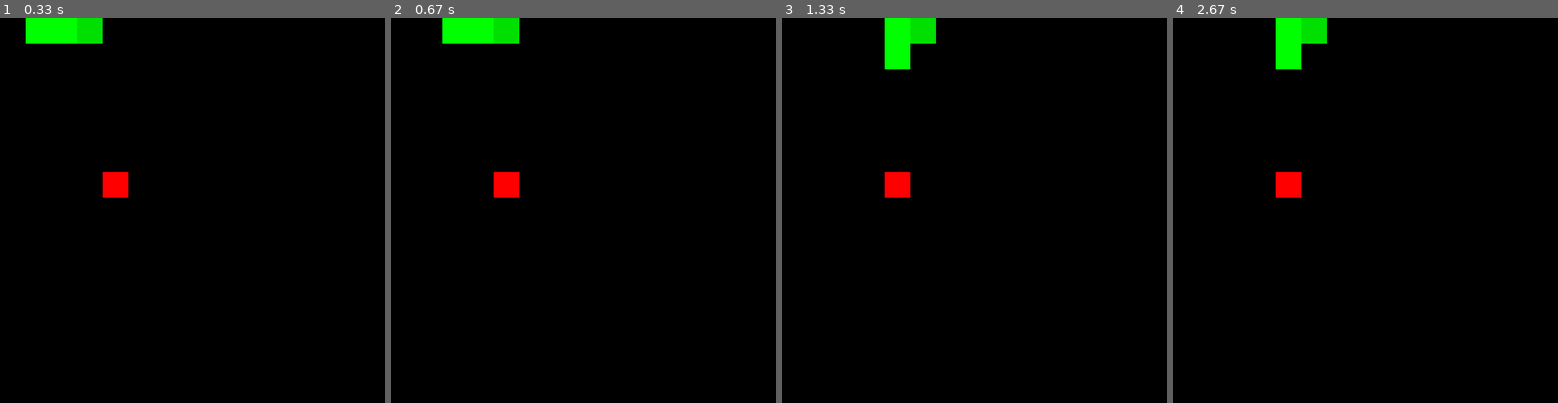
Above: before the commit, frames 1-4 (left to right).
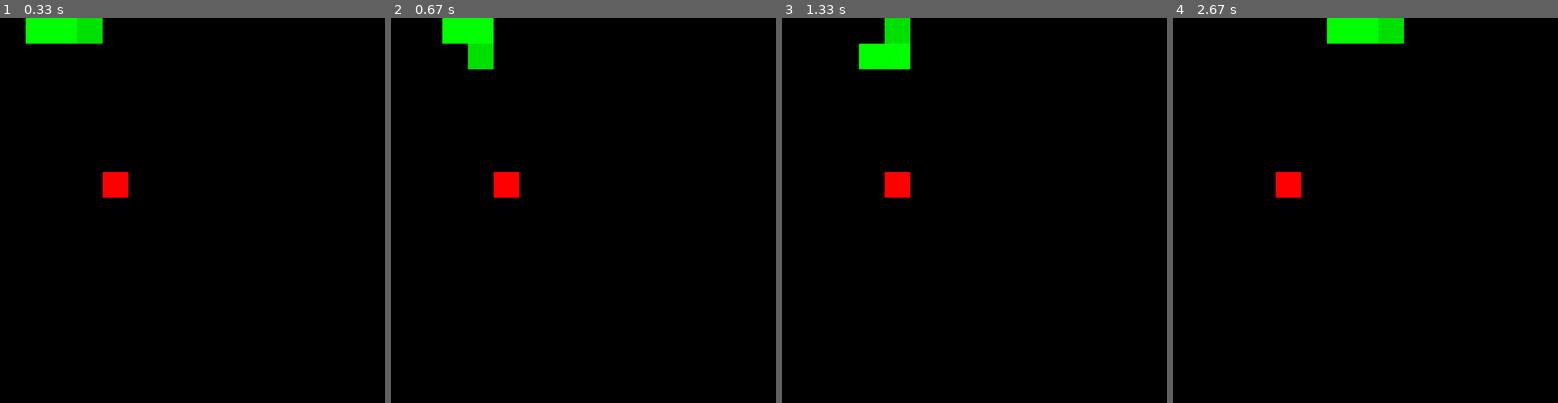
Above: after the commit, the same moments.

Repository: NorbertCode/PygameSnake
Game: pygame game, started from main.py
The game is run twice, just before and just after one commit, with the same random seed, the same clock (stepped at 60 frames per second) and the same inputs.
Inputs:
- Up to frame 1 (0.33 s): no input
- Up to frame 2 (0.67 s): tap S at 0.33 s
- Up to frame 3 (1.33 s): hold Right 0.67-1.13 s; hold Up from 1.17 s (still down)
- Up to frame 4 (2.67 s): release Up at 1.47 s; hold Right 1.5-1.97 s; hold Left 2-2.53 s; hold Down from 2.57 s (still down)

Frame 1 is identical in both runs. In frame 2, 0.9% of the frame differs, in the area x 20-34%, y 0-14%; in frame 3, 1.3%; in frame 4, 2.7%, in the area x 26-60%, y 0-14%.

Commit message:
added movement with wsad

Diff:
--- a/main.py
+++ b/main.py
@@ -43,13 +43,13 @@
         elif event.type == pygame.KEYDOWN:
             pressed = pygame.key.get_pressed()
             toBeDirection = direction # so if the player presses something other than arrow buttons the snake doesn't just stop
-            if pressed[pygame.K_UP]:
+            if pressed[pygame.K_UP] or pressed[pygame.K_w]:
                 toBeDirection = (0, -1)
-            elif pressed[pygame.K_DOWN]:
+            elif pressed[pygame.K_DOWN]or pressed[pygame.K_s]:
                 toBeDirection = (0, 1)
-            elif pressed[pygame.K_LEFT]:
+            elif pressed[pygame.K_LEFT] or pressed[pygame.K_a]:
                 toBeDirection = (-1, 0)
-            elif pressed[pygame.K_RIGHT]:
+            elif pressed[pygame.K_RIGHT] or pressed[pygame.K_d]:
                 toBeDirection = (1, 0)
 
             # check if going that direction means going backwards
